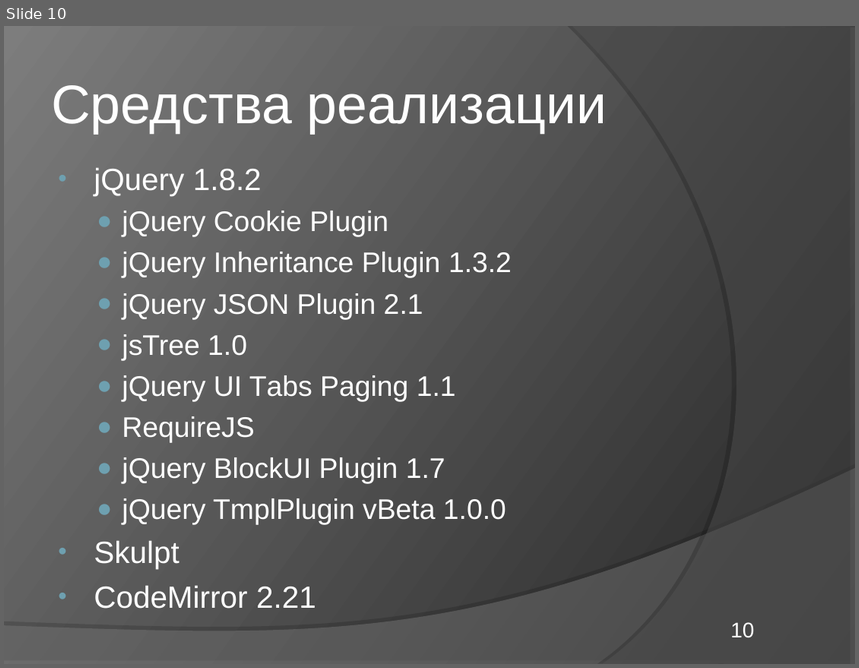
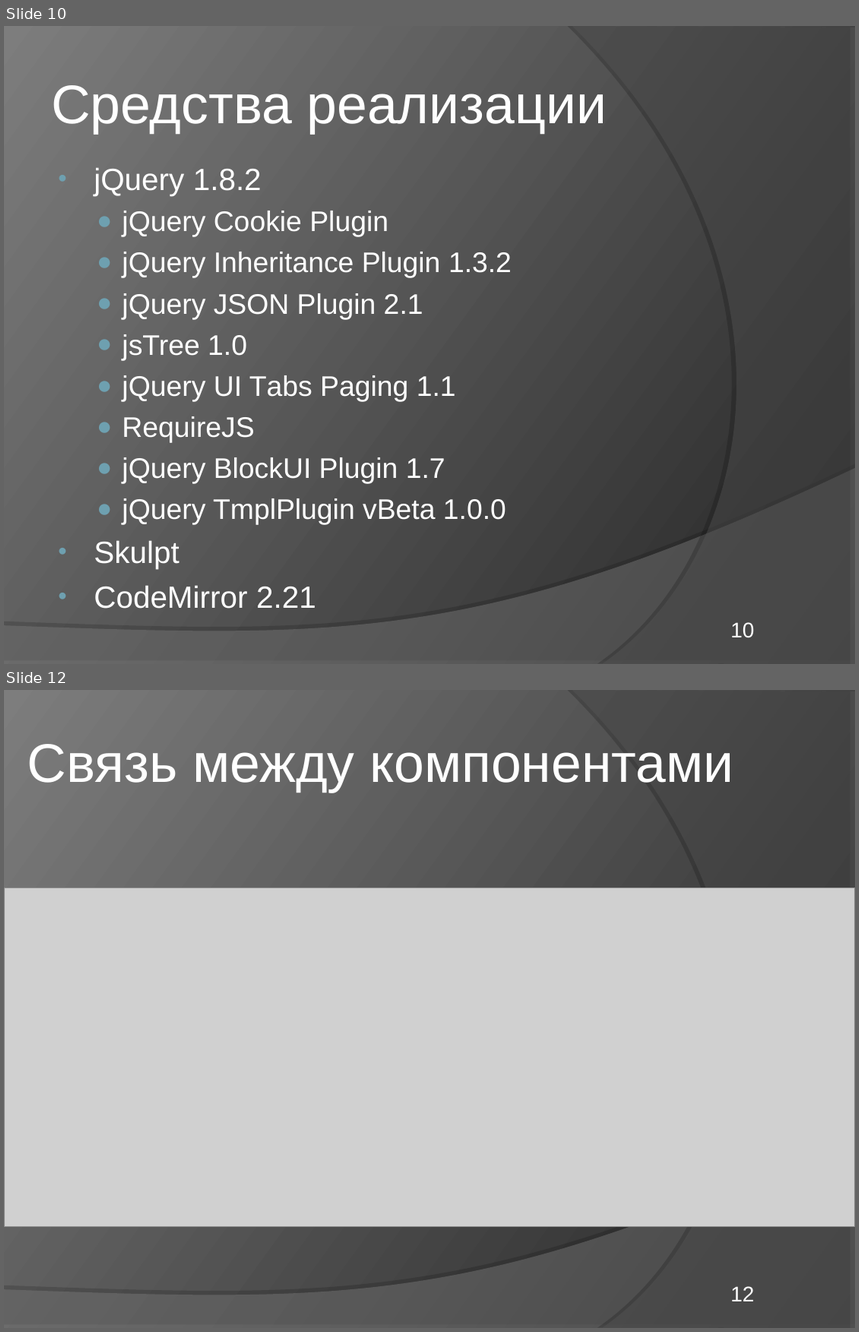
Before and after one commit to elvslv/DiplomaReport, a slide deck: C8503A_Vasilyeva_presentation.ppt. Shown one above the other, each under a label of ours: slide 10 before the commit, slides 10 and 12 after it; the slides between them are not shown. The pictures are 859x668 and 859x1332 pixels, drawn with LibreOffice and Linux fonts; fonts in the diff are those of the drawing; grey boxes stand for pictures. Boxes give left, top, right and bottom in pixels: in the first picture for what was removed or moved away, otherwise in the second. Text is boxed around its words. In the diff, an @@ line names an element or a change of style, - is before the commit and + after.

```diff
--- a/C8503A_Vasilyeva_presentation.ppt
+++ b/C8503A_Vasilyeva_presentation.ppt
@@ slide 12 added at <box>4,690,855,1328</box>, background gradient #242424 to #7D7D7D; not listed: 2 template elements that a slide beside it also shows @@
@@ title added at <box>28,744,734,793</box>, 46 pt, text #FFFFFF @@
+Связь между компонентами
@@ picture added at <box>4,888,855,1227</box> @@
@@ page number added at <box>731,1287,754,1302</box>, 18 pt, text #FFFFFF @@
+12
```
Also in this commit, not shown: 2 slides changed, 3 other slides added, 4 slides removed, 2 other files.
